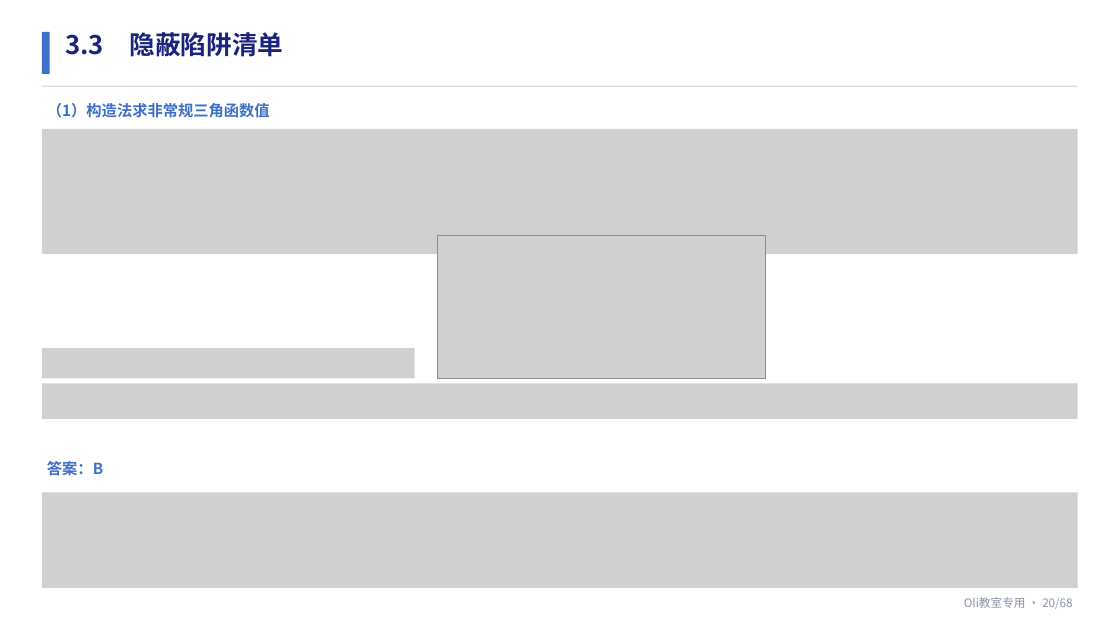
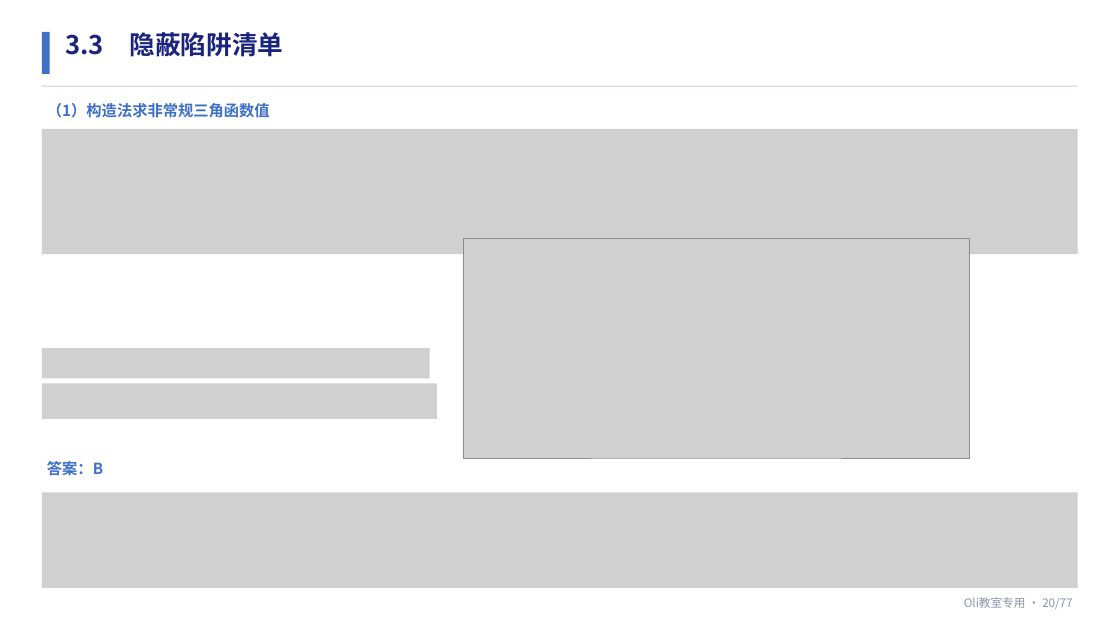
Before and after one commit to TiantianYeTTY/math-teaching-ppt, a slide deck: slide 20 of assets/九年级期中考点梳理教学课件_定稿参考.pptx. Drawn at 1120x630 pixels with LibreOffice and Linux fonts; fonts in the diff are those of the drawing; grey boxes stand for pictures. Boxes give left, top, right and bottom in pixels: in the first picture for what was removed or moved away, otherwise in the second. Text is boxed around its words. In the diff, an @@ line names an element or a change of style, - is before the commit and + after.

```diff
--- a/assets/九年级期中考点梳理教学课件_定稿参考.pptx
+++ b/assets/九年级期中考点梳理教学课件_定稿参考.pptx
@@ picture: place and size @@
-picture at [438, 235, 765, 378]
+picture at [464, 239, 969, 458]
@@ picture: place and size @@
-picture at [42, 349, 415, 379]
+picture at [42, 349, 429, 379]
@@ picture: place and size @@
-picture at [42, 383, 1078, 419]
+picture at [42, 383, 437, 419]
@@ text at [964, 597, 1072, 609]: text changed @@
-Oli教室专用 · 20/68
+Oli教室专用 · 20/77
```
Also in this commit, not shown: 66 other slides changed, 10 slides added, 1 slide removed, 5 other files.
